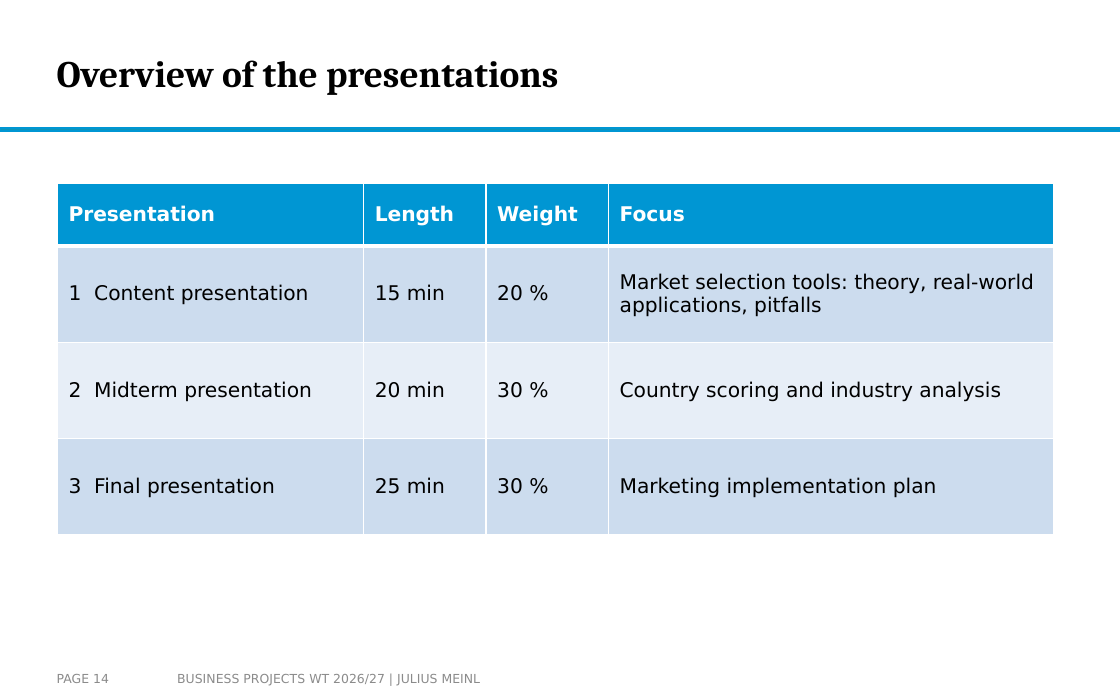
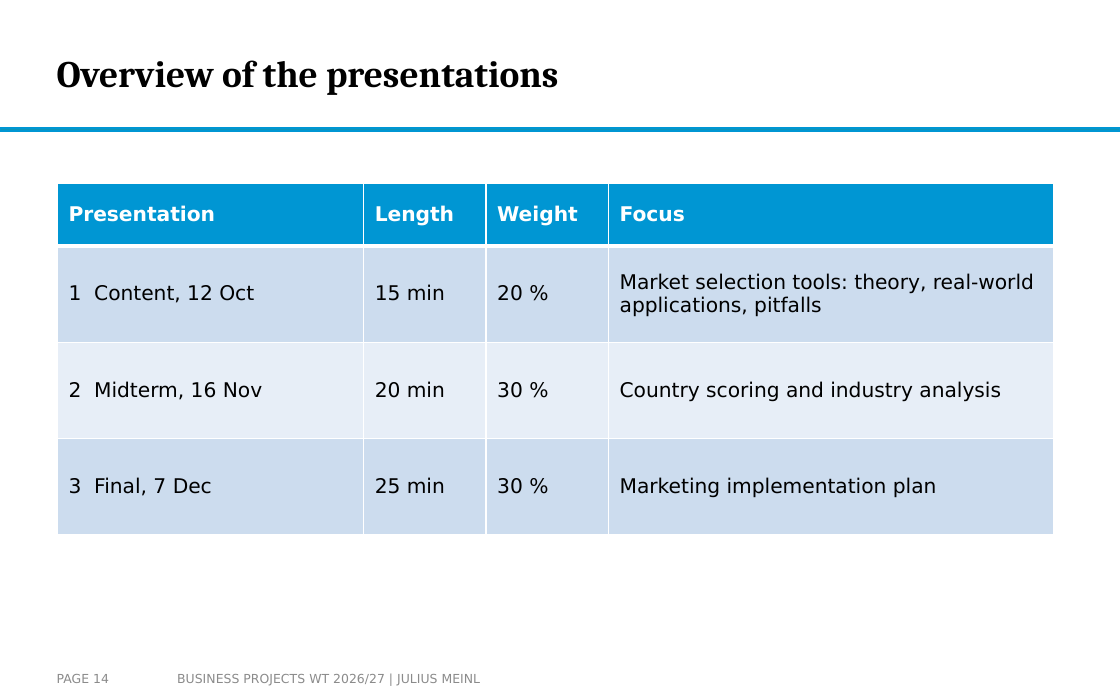
Before and after one commit to arnefloh-wu/ib-business-projects, a slide deck: slide 14 of WT26-27/Business Projects WT26-27 Slides.pptx. Drawn at 1120x700 pixels with LibreOffice and Linux fonts; fonts in the diff are those of the drawing; background and template pictures are left out. Boxes give left, top, right and bottom in pixels: in the first picture for what was removed or moved away, otherwise in the second. Text is boxed around its words. In the diff, an @@ line names an element or a change of style, - is before the commit and + after.

```diff
--- a/WT26-27/Business Projects WT26-27 Slides.pptx
+++ b/WT26-27/Business Projects WT26-27 Slides.pptx
@@ table at bbox=[57, 184, 1053, 535] @@
-row 2, column 1: 1 Content presentation
+row 2, column 1: 1 Content, 12 Oct
-row 3, column 1: 2 Midterm presentation
+row 3, column 1: 2 Midterm, 16 Nov
-row 4, column 1: 3 Final presentation
+row 4, column 1: 3 Final, 7 Dec
```
Also in this commit, not shown: 1 other slide changed, 3 other files.
